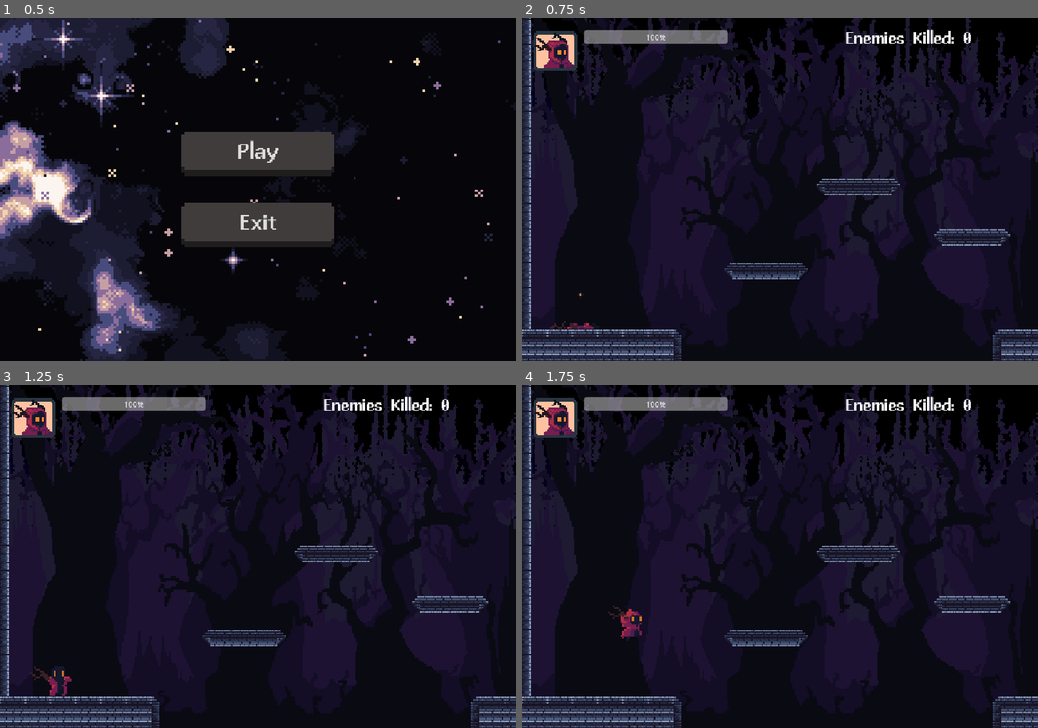
Above: before the commit, frames 1-4 (two rows, left to right).
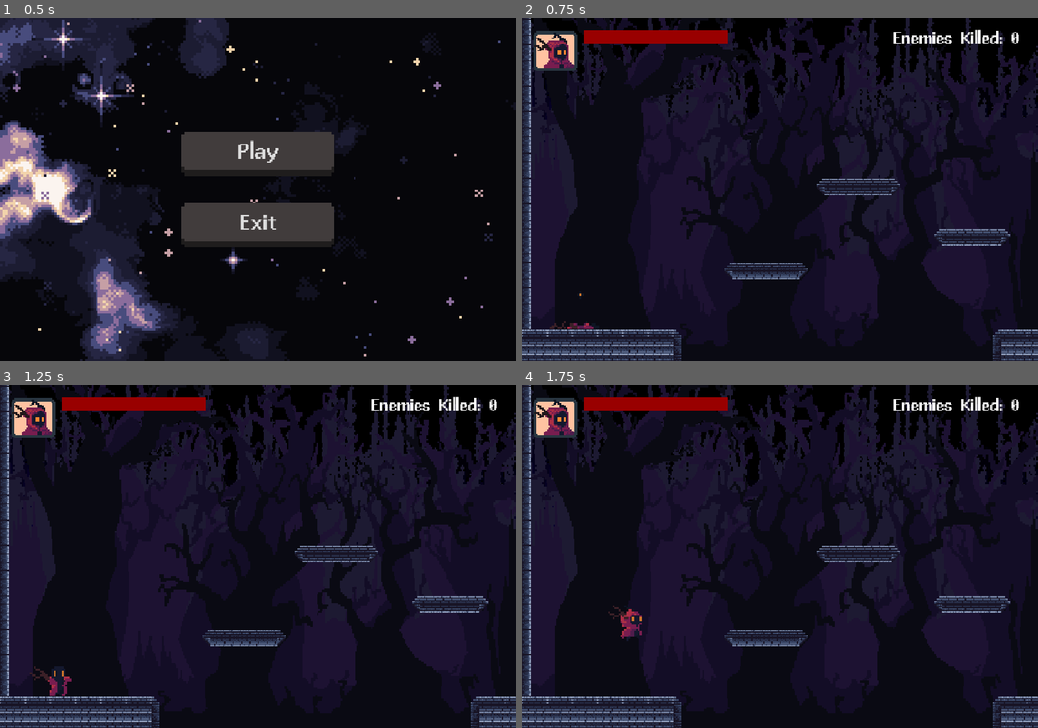
Above: after the commit, the same moments.

Repository: Stasenash/GodotPlatformerTestTask
Game: Godot game, scene res://scenes/main_menu/main_menu.tscn
Same seed, same stepped clock (60 frames per second), same inputs: the game is played once before the commit and once after it.
Inputs:
- Up to frame 1 (0.5 s): no input
- Up to frame 2 (0.75 s): click "Play" at 0.5 s
- Up to frame 3 (1.25 s): no input
- Up to frame 4 (1.75 s): hold D (move_right) from 1.28 s (still down); tap J (attack) at 1.35 s; tap Space (jump) at 1.52 s

Frame 1 is identical in both runs. In frame 2, 1.8% of the frame differs, in the area x 12-97%, y 3-8%; in frame 3, 1.8%; in frame 4, 1.8%.

Commit message:
HP bar changed

Diff:
--- a/scenes/enemy/enemy.gd
+++ b/scenes/enemy/enemy.gd
@@ -4,13 +4,13 @@
 const BASE_SPEED: float = 100.0
 const CHASE_SPEED_MULT: float = 2.0
 const ATTACK_DISTANCE: float = 100.0
-const ATTACK_DAMAGE: int = 20
-const ATTACK_OFFSET: float = 20.0
+const ATTACK_DAMAGE: int = 3
+const ATTACK_OFFSET: float = 30.0
 
 
 signal died
 
-@export var max_health: int = 50
+@export var max_health: int = 10
 var health: int
 
 
--- a/scenes/enemy/enemy.tscn
+++ b/scenes/enemy/enemy.tscn
@@ -535,7 +535,7 @@
 radius = 86.00581
 
 [sub_resource type="RectangleShape2D" id="RectangleShape2D_a3pup"]
-size = Vector2(10, 11)
+size = Vector2(14.902424, 11)
 
 [node name="Enemy" type="CharacterBody2D" unique_id=1885585199 groups=["enemies"]]
 collision_layer = 4
@@ -572,11 +572,12 @@
 target_position = Vector2(15, 17)
 
 [node name="AttackArea" type="Area2D" parent="." unique_id=2121469388]
+scale = Vector2(1.6400013, 1)
 collision_layer = 8
 collision_mask = 64
 
 [node name="CollisionShape2D" type="CollisionShape2D" parent="AttackArea" unique_id=1704333762]
-position = Vector2(9, 4.5)
+position = Vector2(11.451214, 4.5)
 shape = SubResource("RectangleShape2D_a3pup")
 
 [connection signal="body_entered" from="Detector" to="." method="_on_detector_body_entered"]
--- a/scenes/player/player.tscn
+++ b/scenes/player/player.tscn
@@ -484,5 +484,6 @@
 monitorable = false
 
 [node name="CollisionShape2D" type="CollisionShape2D" parent="AttackArea" unique_id=1765808833]
-position = Vector2(12, 9)
+position = Vector2(13, 9)
+scale = Vector2(1.3600018, 1)
 shape = SubResource("RectangleShape2D_dovo2")
--- a/scenes/ui/hud/hud.tscn
+++ b/scenes/ui/hud/hud.tscn
@@ -3,6 +3,12 @@
 [ext_resource type="Script" uid="uid://cxikpxje054ye" path="res://scripts/core/hud.gd" id="1_as3gr"]
 [ext_resource type="Texture2D" uid="uid://b7g5vcawcw2mu" path="res://assets/sprites/player/SPRITE_PORTRAIT.png" id="1_qao66"]
 [ext_resource type="FontFile" uid="uid://b7txi7bp2hua4" path="res://assets/fonts/menu_font.tres" id="2_as3gr"]
+
+[sub_resource type="StyleBoxFlat" id="StyleBoxFlat_as3gr"]
+bg_color = Color(0.36, 0.36, 0.36, 1)
+
+[sub_resource type="StyleBoxFlat" id="StyleBoxFlat_ax4tw"]
+bg_color = Color(0.6, 0, 0, 1)
 
 [sub_resource type="LabelSettings" id="LabelSettings_ax4tw"]
 font = ExtResource("2_as3gr")
@@ -35,11 +41,13 @@
 [node name="HPBar" type="ProgressBar" parent="MarginContainer/HBoxContainer" unique_id=642295341]
 custom_minimum_size = Vector2(300, 30)
 layout_mode = 2
+theme_override_styles/background = SubResource("StyleBoxFlat_as3gr")
+theme_override_styles/fill = SubResource("StyleBoxFlat_ax4tw")
 value = 100.0
-fill_mode = 1
+show_percentage = false
 
 [node name="KillsCounter" type="Label" parent="MarginContainer/HBoxContainer" unique_id=1668527152]
-custom_minimum_size = Vector2(500, 100)
+custom_minimum_size = Vector2(600, 100)
 layout_mode = 2
 text = "Enemies Killed: 0"
 label_settings = SubResource("LabelSettings_ax4tw")
--- a/scripts/core/player.gd
+++ b/scripts/core/player.gd
@@ -3,15 +3,15 @@
 
 const MOVE_SPEED: float = 300.0
 const JUMP_FORCE: float = -550.0
-const ATTACK_DAMAGE: int = 10
-const ATTACK_OFFSET: float = 30.0
+const ATTACK_DAMAGE: int = 2
+const ATTACK_OFFSET: float = 35.0
 
 
 signal health_changed(current: int, max: int)
 signal died
 
 
-@export var max_health: int = 100
+@export var max_health: int = 20
 var health: int
 
 
